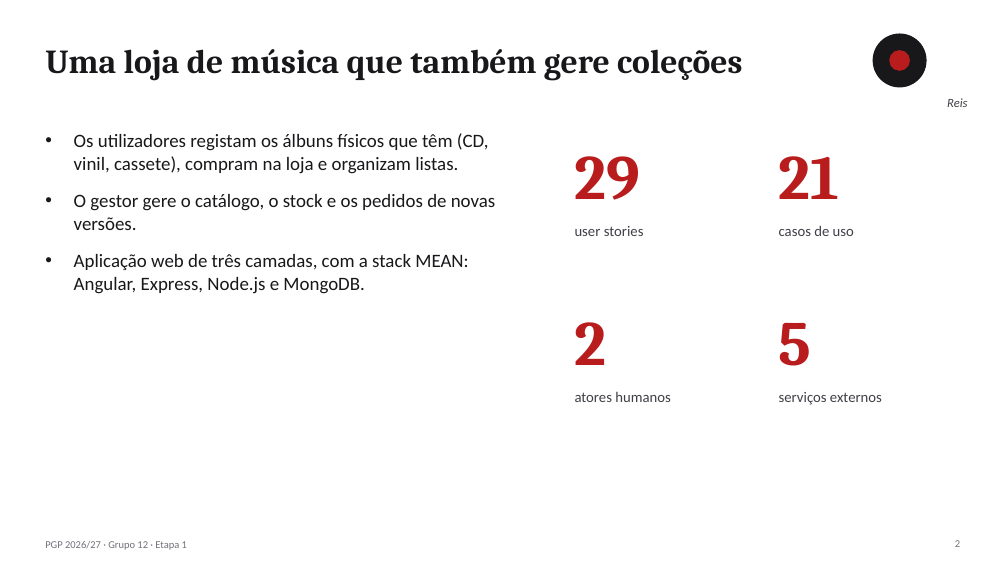
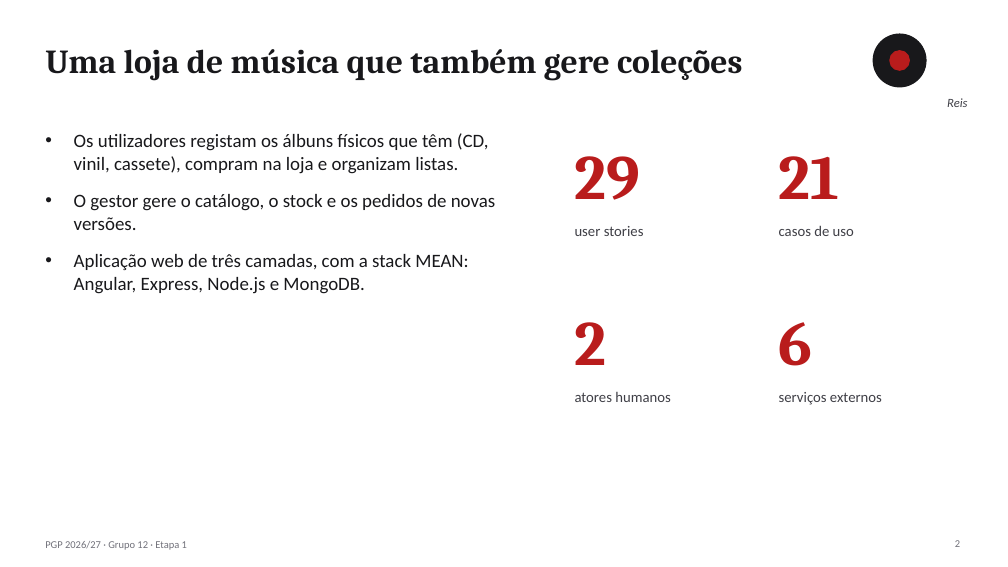
Before and after one commit to malat0o/PGP, a slide deck: slide 2 of etapa1/relatorio/PGP-2627-G12-E1-apresentacao.pptx. Drawn at 1008x567 pixels with LibreOffice and Linux fonts; fonts in the diff are those of the drawing. Boxes give left, top, right and bottom in pixels: in the first picture for what was removed or moved away, otherwise in the second. Text is boxed around its words. In the diff, an @@ line names an element or a change of style, - is before the commit and + after.

```diff
--- a/etapa1/relatorio/PGP-2627-G12-E1-apresentacao.pptx
+++ b/etapa1/relatorio/PGP-2627-G12-E1-apresentacao.pptx
@@ text at [779,322,813,366]: text changed @@
-5
+6
```
Also in this commit, not shown: 3 other slides changed, 44 other files.
